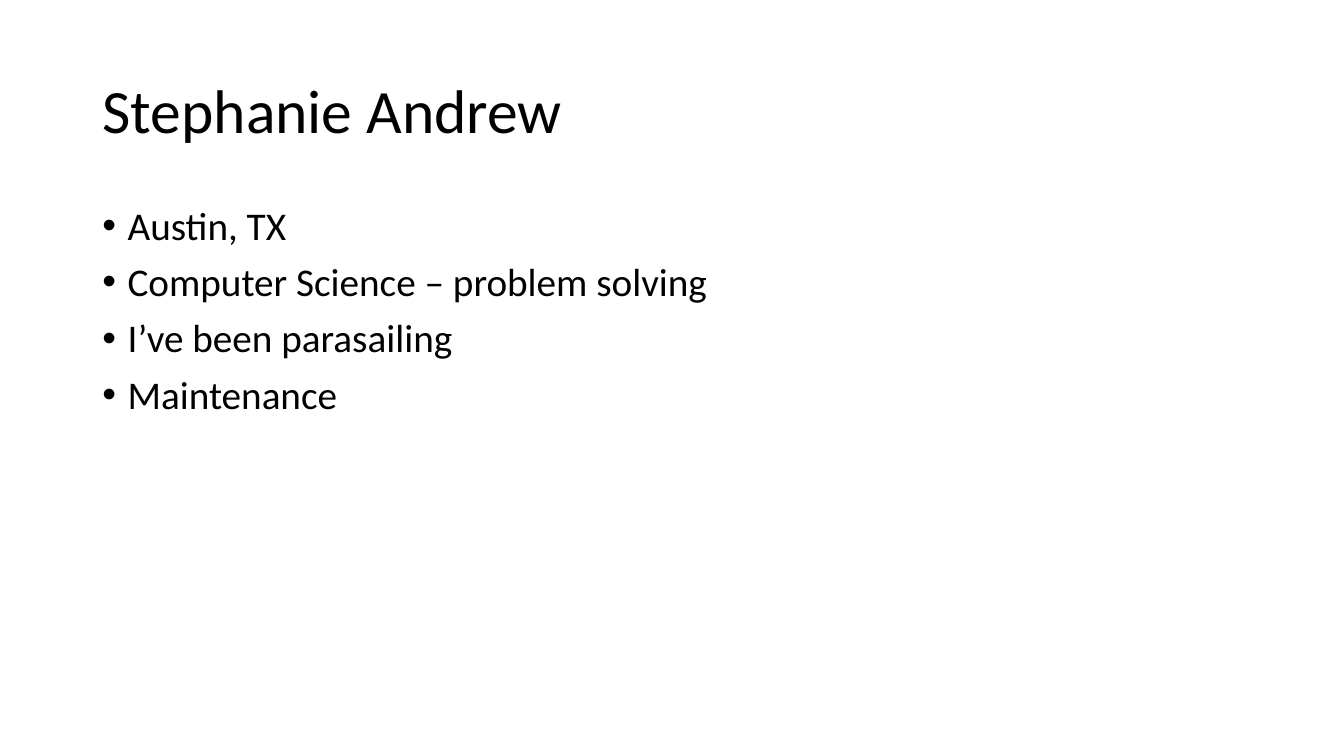
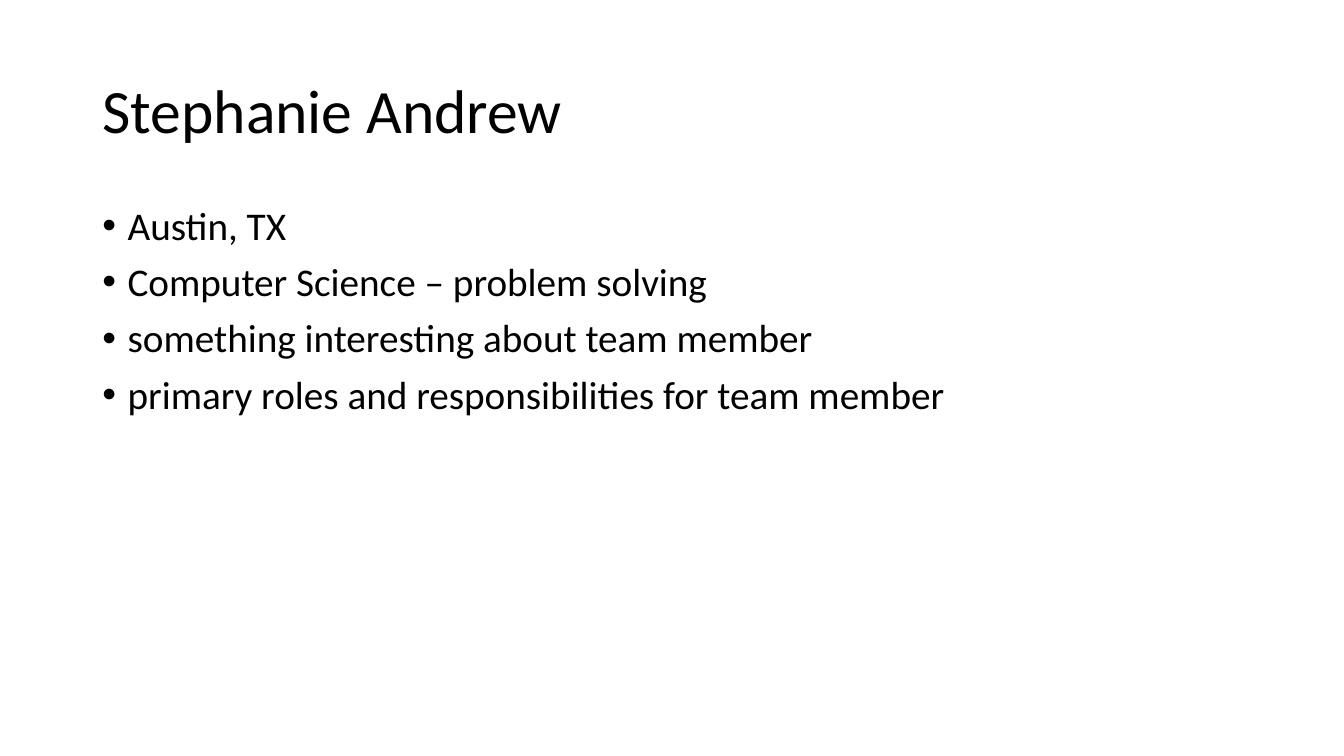
Before and after one commit to antoinemcabee/Mario-Bros., a slide deck: slide 2 of progressreport.pptx. Drawn at 1344x756 pixels with LibreOffice and Linux fonts; fonts in the diff are those of the drawing. Boxes give left, top, right and bottom in pixels: in the first picture for what was removed or moved away, otherwise in the second. Text is boxed around its words. In the diff, an @@ line names an element or a change of style, - is before the commit and + after.

```diff
--- a/progressreport.pptx
+++ b/progressreport.pptx
@@ text at [128, 324, 944, 416]: text changed @@
-• I’ve been parasailing
-• Maintenance
+• something interesting about team member
+• primary roles and responsibilities for team member
```
Also in this commit, not shown: 3 other slides changed.
